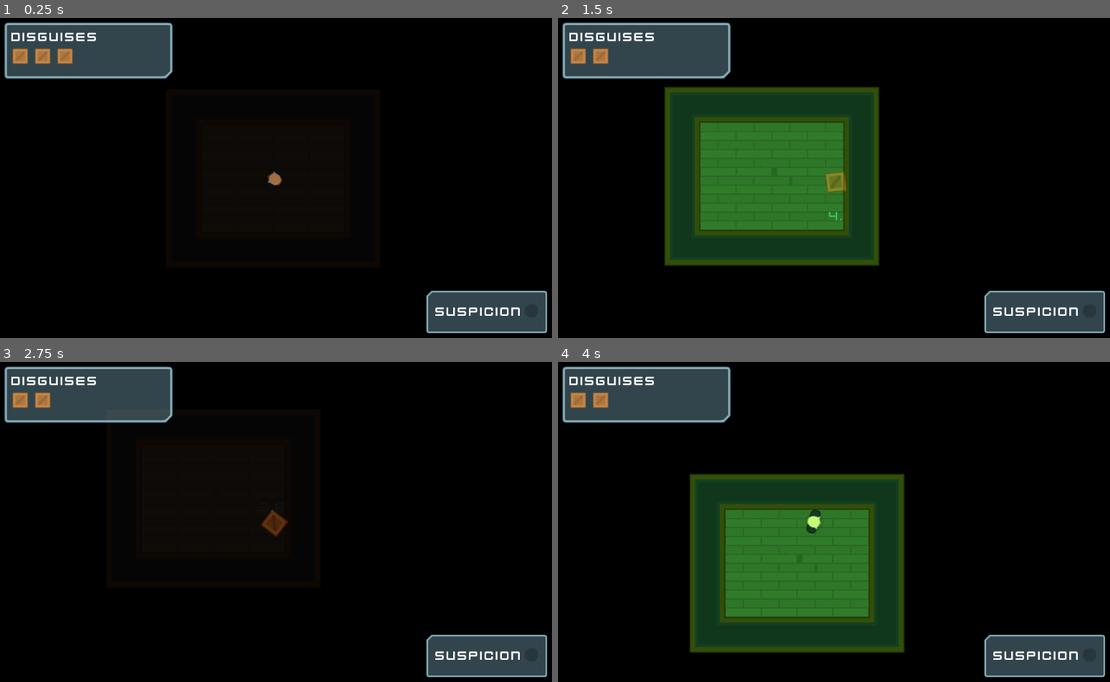
Above: before the commit, frames 1-4 (two rows, left to right).
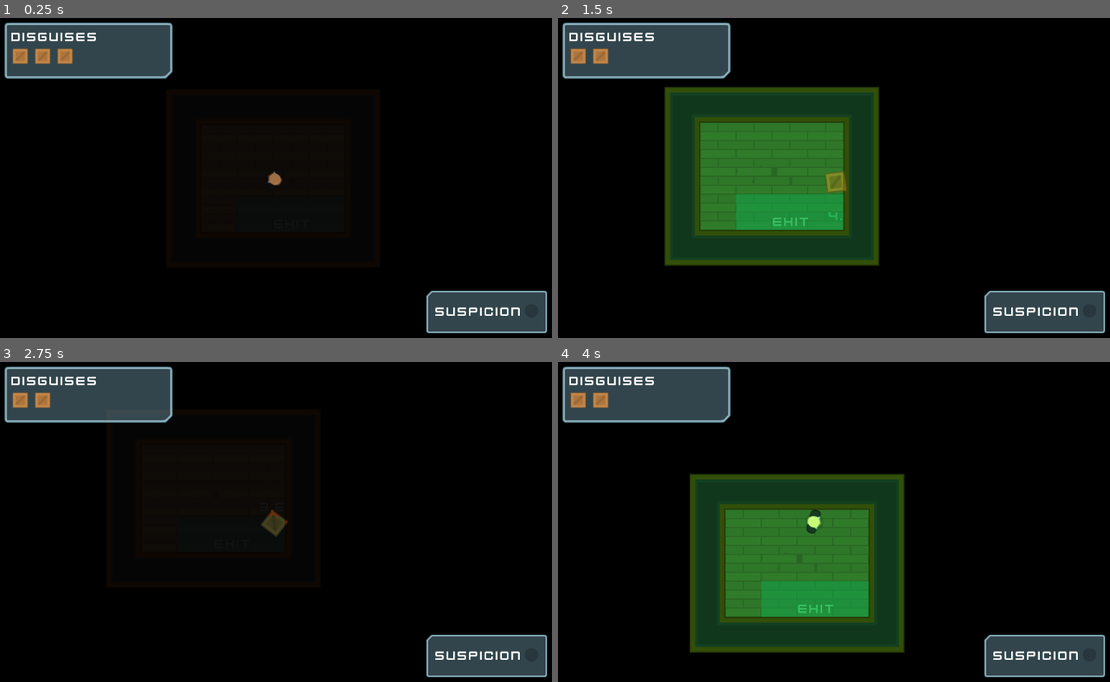
Above: after the commit, the same moments.

Repository: kleimaj/top-down-sneaky
Game: Godot game, scene res://Levels/TemplateLevel.tscn
Same seed, same stepped clock (60 frames per second), same inputs: the game is played once before the commit and once after it. This scene is started directly instead of the project's main scene.
Inputs (mouse positions are in pixels of both pictures, inside the frame that each line leads up to):
- Up to frame 1 (0.25 s): no input
- Up to frame 2 (1.5 s): tap Enter at 0.5 s; move the mouse to (960, 162) at 0.52 s; hold D (move_right) 0.53-1.28 s; tap Space (fire) at 0.6 s; click (960, 162) at 0.67 s; move the mouse to (718, 197) at 1.27 s; hold S (move_down) from 1.28 s (still down); tap E (toggle_disguise) at 1.35 s
- Up to frame 3 (2.75 s): move the mouse to (331, 448) at 2.02 s; release S (move_down) at 2.03 s; hold D (move_right) from 2.03 s (still down); tap Space (fire) at 2.1 s
- Up to frame 4 (4 s): tap Space (fire) at 2.75, 3.6 s; move the mouse to (800, 589) at 2.77 s; release D (move_right) at 2.78 s; hold W (move_up) 2.78-3.53 s; tap E (toggle_disguise) at 2.85 s; click (800, 589) at 2.92 s; tap Enter at 3.5 s; move the mouse to (1005, 573) at 3.52 s; hold A (move_left) from 3.53 s (still down)

The runs differ from the first frame. In frame 2, 1.3% of the frame differs, in the area x 32-52%, y 55-67%; in frame 3, less than 0.1%; in frame 4, 1.4%, in the area x 36-57%, y 68-80%.

Commit message:
adds exit functionality

Diff:
--- /dev/null
+++ b/Levels/Exit.gd
@@ -0,0 +1,7 @@
+extends ColorRect
+
+
+
+func _on_Area2D_body_entered(body):
+	if body.has_node("Briefcase"):
+		get_tree().quit()
--- /dev/null
+++ b/Levels/Exit.tscn
@@ -0,0 +1,41 @@
+[gd_scene load_steps=4 format=2]
+
+[ext_resource path="res://Interface/Theme.tres" type="Theme" id=1]
+[ext_resource path="res://Levels/Exit.gd" type="Script" id=2]
+
+[sub_resource type="RectangleShape2D" id=1]
+extents = Vector2( 100, 50 )
+
+[node name="Exit" type="ColorRect"]
+margin_right = 40.0
+margin_bottom = 40.0
+rect_min_size = Vector2( 200, 100 )
+theme = ExtResource( 1 )
+color = Color( 0.309804, 0.890196, 0.807843, 0.490196 )
+script = ExtResource( 2 )
+__meta__ = {
+"_edit_use_anchors_": false
+}
+
+[node name="Label" type="Label" parent="."]
+anchor_left = 0.5
+anchor_top = 0.5
+anchor_right = 0.5
+anchor_bottom = 0.5
+margin_left = -100.0
+margin_top = -50.0
+margin_right = 100.0
+margin_bottom = 50.0
+custom_colors/font_color = Color( 1, 1, 1, 1 )
+text = "Exit"
+align = 1
+valign = 1
+
+[node name="Area2D" type="Area2D" parent="."]
+position = Vector2( 100, 50 )
+collision_layer = 0
+
+[node name="CollisionShape2D" type="CollisionShape2D" parent="Area2D"]
+visible = false
+shape = SubResource( 1 )
+[connection signal="body_entered" from="Area2D" to="." method="_on_Area2D_body_entered"]
--- a/Levels/Level1.tscn
+++ b/Levels/Level1.tscn
@@ -96,4 +96,10 @@
 
 [node name="Briefcase" parent="Loot" index="0" instance=ExtResource( 7 )]
 position = Vector2( 1244.07, -632.714 )
+
+[node name="Exit" parent="." index="10"]
+margin_left = 258.959
+margin_top = -702.126
+margin_right = 458.959
+margin_bottom = -602.126
 [connection signal="combination" from="Computers/Computer" to="LockedDoors/LockedDoor" method="_on_Computer_combination"]
--- a/Levels/TemplateLevel.tscn
+++ b/Levels/TemplateLevel.tscn
@@ -1,10 +1,11 @@
-[gd_scene load_steps=23 format=2]
+[gd_scene load_steps=24 format=2]
 
 [ext_resource path="res://Tiles/Tiles.tres" type="TileSet" id=1]
 [ext_resource path="res://Characters/Player.tscn" type="PackedScene" id=2]
 [ext_resource path="res://GFX/Tilesheet/tilesheet_complete.png" type="Texture" id=3]
 [ext_resource path="res://Interface/VisionMode.tscn" type="PackedScene" id=4]
 [ext_resource path="res://Interface/GUI.tscn" type="PackedScene" id=5]
+[ext_resource path="res://Levels/Exit.tscn" type="PackedScene" id=6]
 
 [sub_resource type="OccluderPolygon2D" id=8]
 polygon = PoolVector2Array( 0, 0, 64, 0, 64, 64, 0, 64 )
@@ -267,3 +268,7 @@
 [node name="GUI" parent="." instance=ExtResource( 5 )]
 
 [node name="Loot" type="Node" parent="."]
+
+[node name="Exit" parent="." instance=ExtResource( 6 )]
+margin_right = 200.0
+margin_bottom = 100.0
--- a/Loot/Briefcase.tscn
+++ b/Loot/Briefcase.tscn
@@ -15,5 +15,6 @@
 texture = ExtResource( 1 )
 
 [node name="CollisionShape2D" type="CollisionShape2D" parent="."]
+visible = false
 shape = SubResource( 1 )
 [connection signal="body_entered" from="." to="." method="_on_Briefcase_body_entered"]
